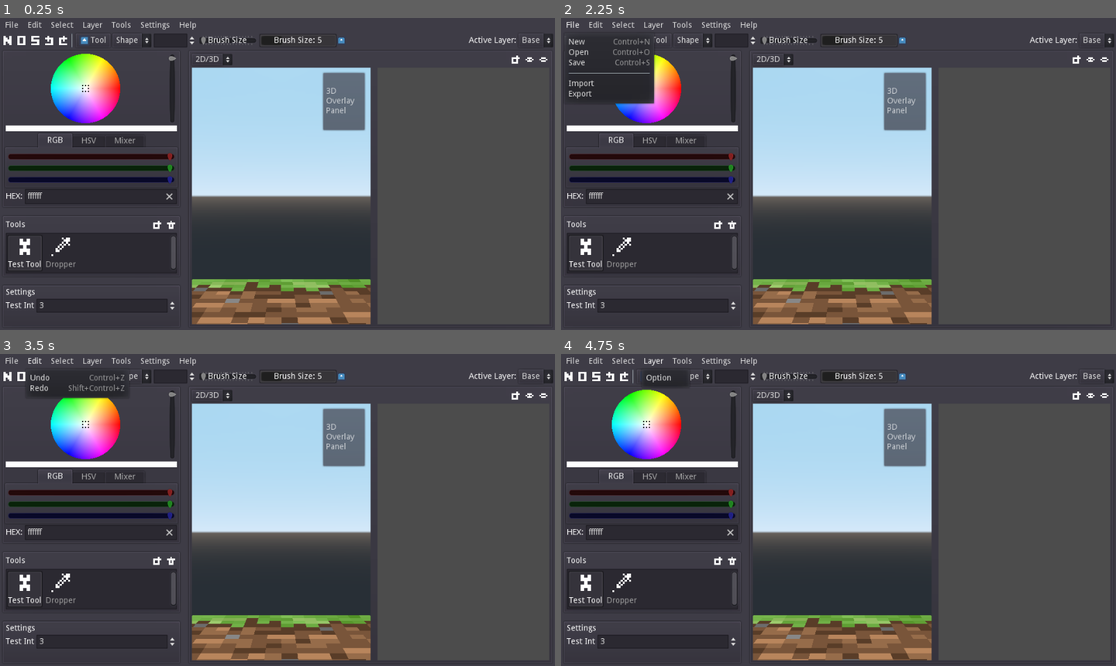
Above: before the commit, frames 1-4 (two rows, left to right).
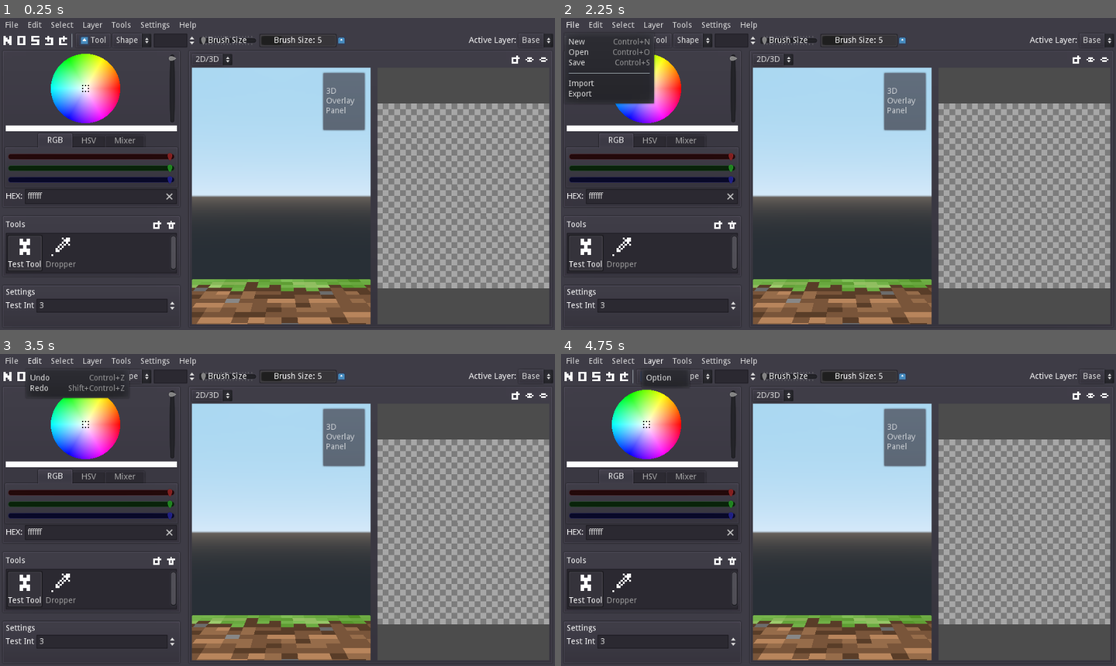
Above: after the commit, the same moments.

Repository: tianer2820/BetterSkin2
Game: Godot game, scene res://assets/gui_root.tscn
Same seed, same stepped clock (60 frames per second), same inputs: the game is played once before the commit and once after it. The engine's default icon, where the game draws it, is replaced by a stand-in: a white triangle on a blue panel in a dark square.
Inputs (mouse positions are in pixels of both pictures, inside the frame that each line leads up to):
- Up to frame 1 (0.25 s): no input
- Up to frame 2 (2.25 s): click (566, 39) at 0.5 s; click (566, 39) at 1.25 s; click "File" at 2 s
- Up to frame 3 (3.5 s): click "Edit" at 2.75 s
- Up to frame 4 (4.75 s): click "Select" at 3.5 s; click "Layer" at 4.25 s

The runs differ from the first frame. In frame 1, 18% of the frame differs, in the area x 67-99%, y 27-87%; in frame 2, 18%; in frame 3, 18%; in frame 4, 18%.

Commit message:
add 2d alpha background, fixed background menu not opening

Diff:
--- a/assets/layer_dropdown/tree_list.gd
+++ b/assets/layer_dropdown/tree_list.gd
@@ -40,7 +40,6 @@
 
 
 func _set_active(index: int):
-	print("set")
 	var current: TreeItem = root.get_children()
 	while current != null:
 		if index == 0:
--- a/assets/main_viewport/2d_panel/2DWorld.tscn
+++ b/assets/main_viewport/2d_panel/2DWorld.tscn
@@ -1,13 +1,28 @@
-[gd_scene load_steps=4 format=2]
+[gd_scene load_steps=5 format=2]
 
 [ext_resource path="res://icon.png" type="Texture" id=1]
 [ext_resource path="res://assets/main_viewport/2d_panel/2Dworld.gd" type="Script" id=2]
 [ext_resource path="res://assets/main_viewport/2d_panel/2D_skin_rect.gd" type="Script" id=3]
+[ext_resource path="res://assets/main_viewport/2d_panel/alpha_panel.png" type="Texture" id=4]
 
 [node name="2DWorld" type="Node2D"]
 script = ExtResource( 2 )
 __meta__ = {
 "_edit_lock_": true
+}
+
+[node name="Background" type="TextureRect" parent="."]
+anchor_left = 0.5
+anchor_top = 0.5
+anchor_right = 0.5
+anchor_bottom = 0.5
+margin_left = -32.0
+margin_top = -32.0
+rect_scale = Vector2( 2, 2 )
+texture = ExtResource( 4 )
+stretch_mode = 2
+__meta__ = {
+"_edit_use_anchors_": false
 }
 
 [node name="Camera2D" type="Camera2D" parent="."]
--- a/assets/main_viewport/2d_panel/2d_panel.tscn
+++ b/assets/main_viewport/2d_panel/2d_panel.tscn
@@ -39,4 +39,5 @@
 margin_bottom = 54.0
 items = [ "Add Reference", null, 0, false, false, 0, 0, null, "", false, "Reset Canvas", null, 0, false, false, 1, 0, null, "", false ]
 
+[connection signal="open_bg_menu" from="ViewportRenderer/2DViewport/2DWorld" to="." method="_on_2DWorld_open_bg_menu"]
 [connection signal="id_pressed" from="BackgroundMenu" to="." method="_on_BackgroundMenu_id_pressed"]
Binary file added: assets/main_viewport/2d_panel/alpha_panel.png
Not shown, added: assets/main_viewport/2d_panel/alpha_panel.png.import
